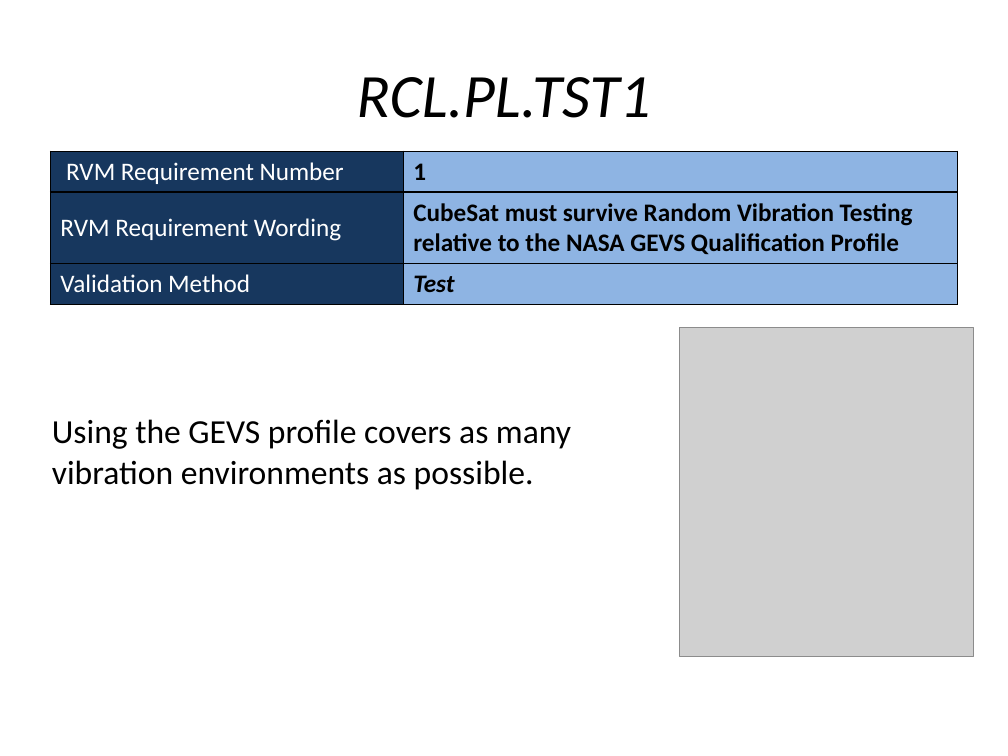
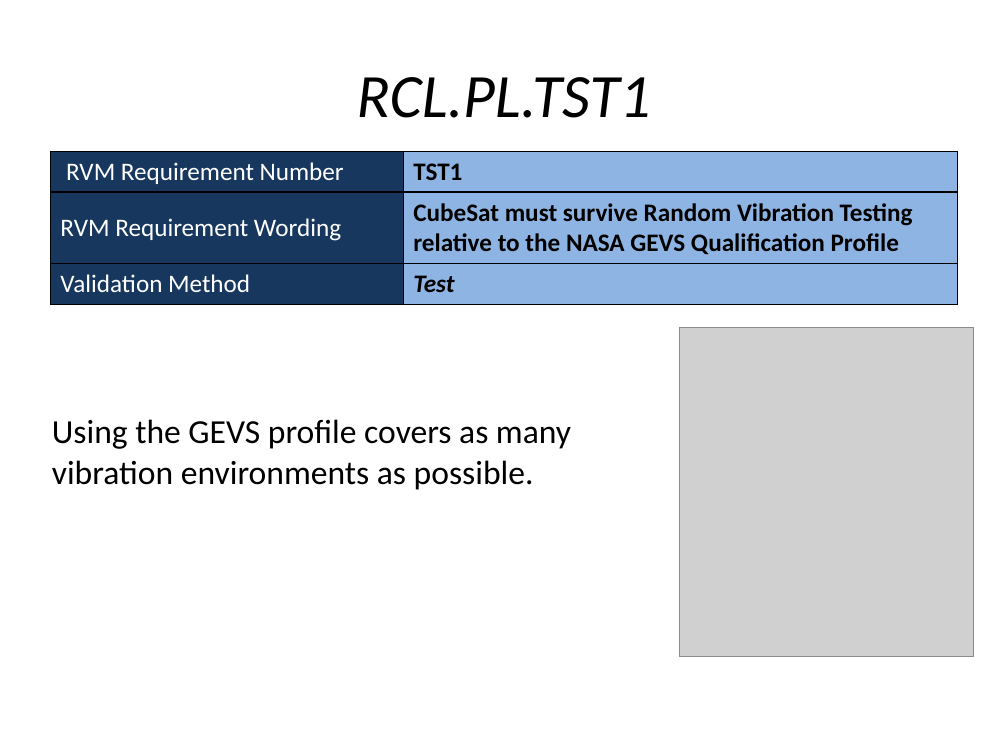
Before and after one commit to RascalSeniorDesign/Preliminary-Design, a slide deck: slide 4 of CMQA/Presentations/Nate Slides/Nate Slides.pptx. Drawn at 1008x756 pixels with LibreOffice and Linux fonts; fonts in the diff are those of the drawing; grey boxes stand for pictures. Boxes give left, top, right and bottom in pixels: in the first picture for what was removed or moved away, otherwise in the second. Text is boxed around its words. In the diff, an @@ line names an element or a change of style, - is before the commit and + after.

```diff
--- a/CMQA/Presentations/Nate Slides/Nate Slides.pptx
+++ b/CMQA/Presentations/Nate Slides/Nate Slides.pptx
@@ table at box(50, 151, 958, 303) @@
-row 1, column 2: 1
+row 1, column 2: TST1
```
Also in this commit, not shown: 3 other slides changed, 4 slides added.
